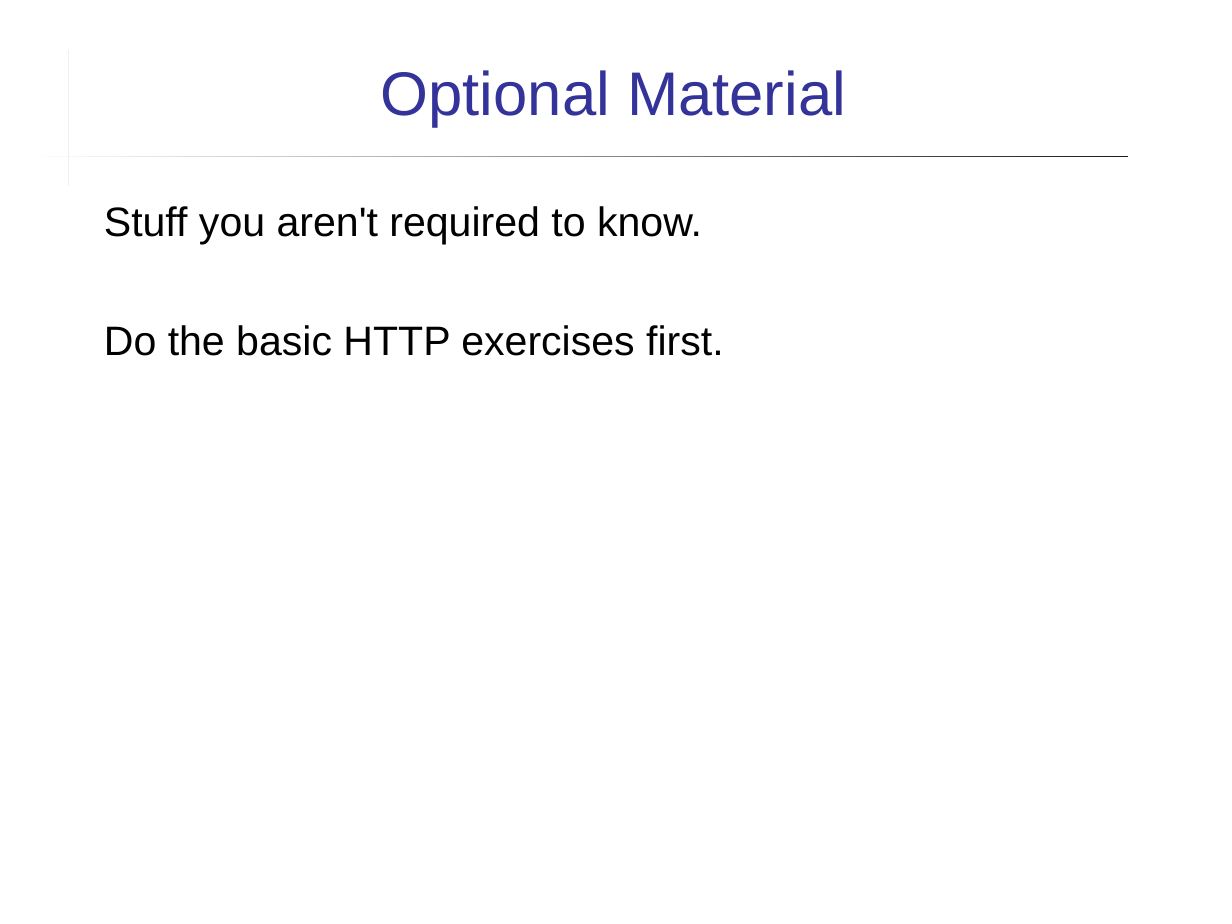
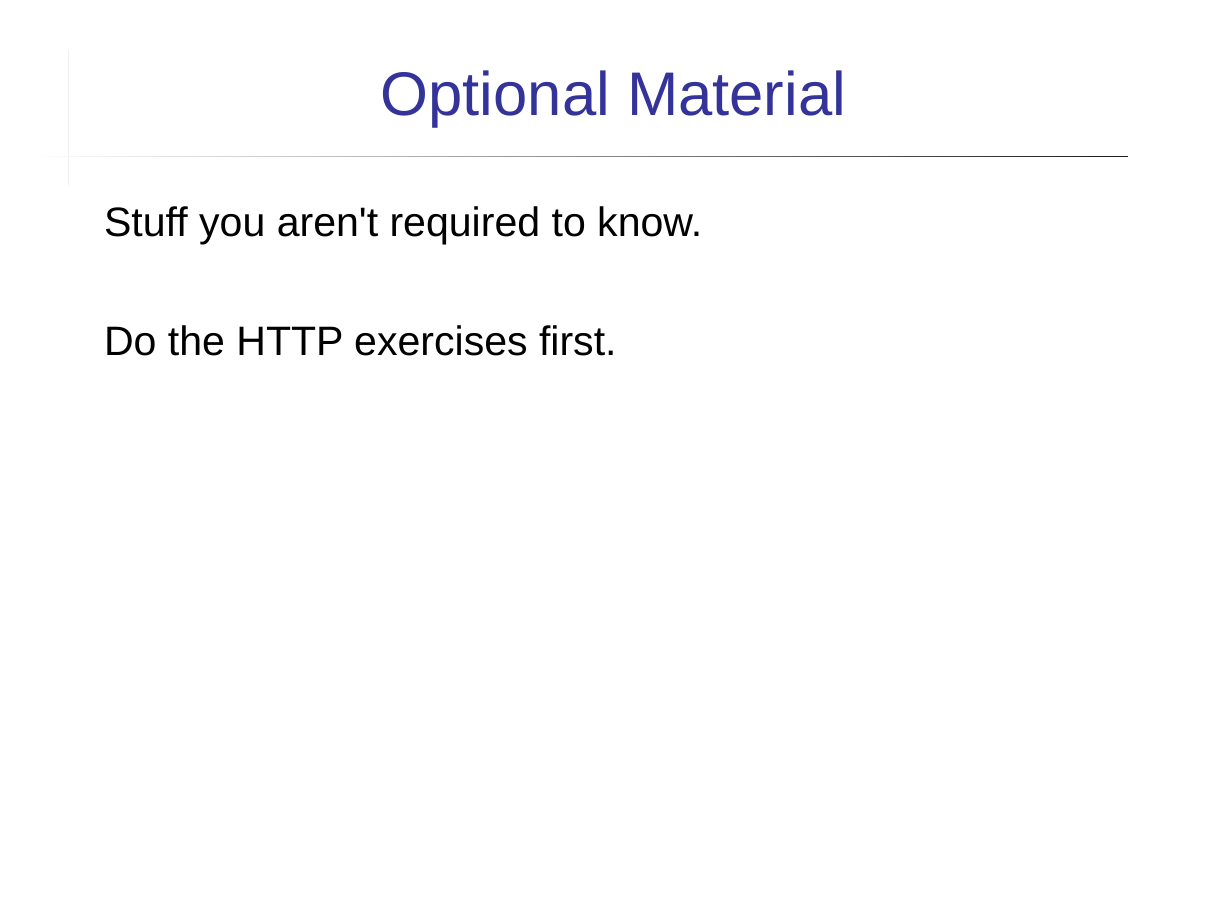
Before and after one commit to cpske/ISP, a slide deck: slide 31 of web/HTTP.ppt. Drawn at 1232x924 pixels with LibreOffice and Linux fonts; fonts in the diff are those of the drawing. Boxes give left, top, right and bottom in pixels: in the first picture for what was removed or moved away, otherwise in the second. Text is boxed around its words. In the diff, an @@ line names an element or a change of style, - is before the commit and + after.

```diff
--- a/web/HTTP.ppt
+++ b/web/HTTP.ppt
@@ text at (x1=104, y1=325, x2=616, y2=356): text changed @@
-Do the basic HTTP exercises first.
+Do the HTTP exercises first.
```
Also in this commit, not shown: 9 other slides changed, 6 other files.
